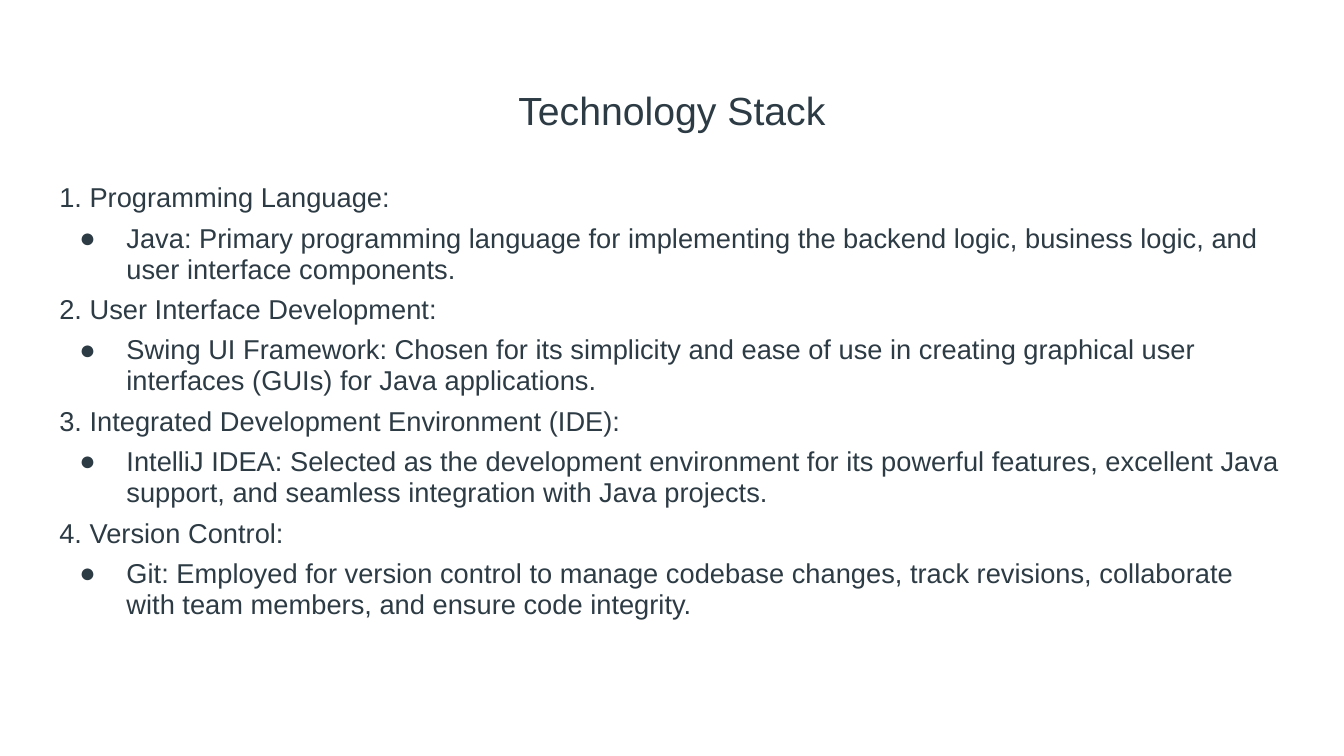
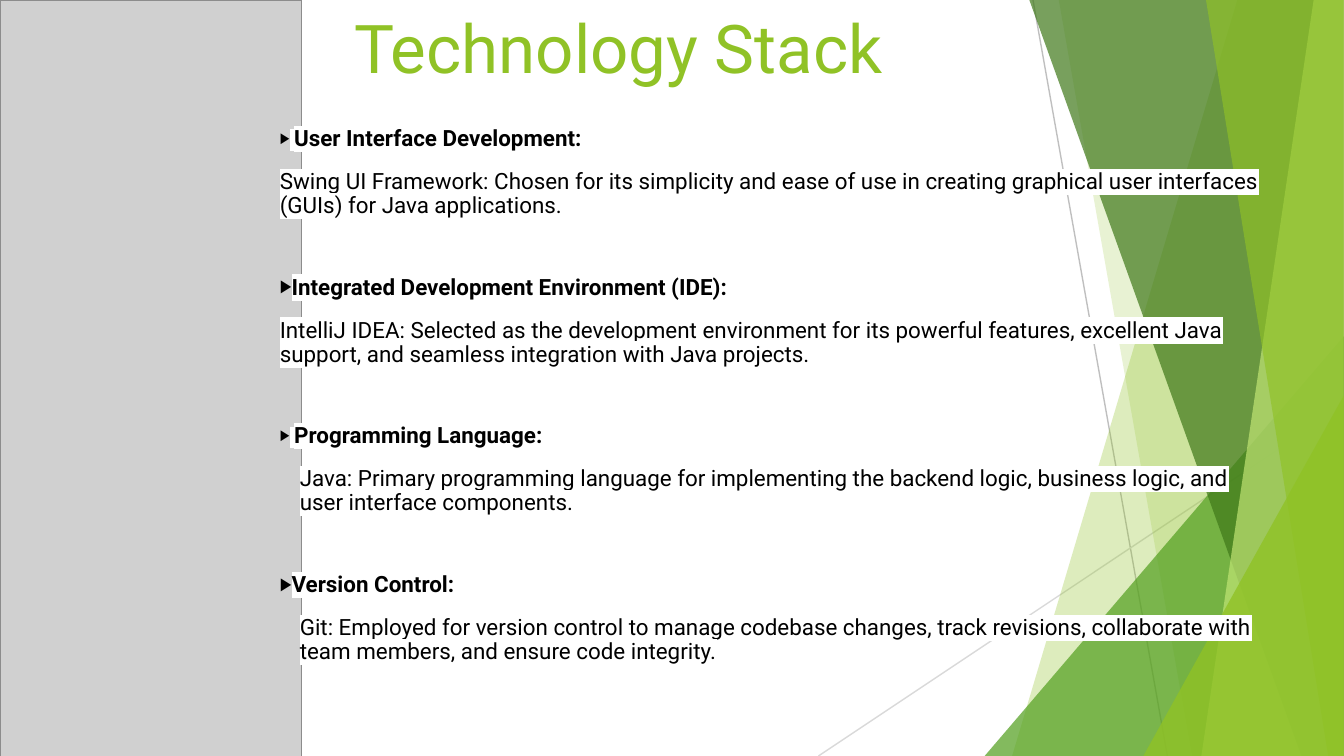
Before and after one commit to ZhengZhang-NU/CSYE6200-OOD-Final-Project, a slide deck: slide 3 of OODFinalProject04-V1.pptx. Drawn at 1344x756 pixels with LibreOffice and Linux fonts; fonts in the diff are those of the drawing; grey boxes stand for pictures. Boxes give left, top, right and bottom in pixels: in the first picture for what was removed or moved away, otherwise in the second. Text is boxed around its words. In the diff, an @@ line names an element or a change of style, - is before the commit and + after.

Commit message:
PowerPoint Upload

```diff
--- a/OODFinalProject04-V1.pptx
+++ b/OODFinalProject04-V1.pptx
@@ picture added at [0, 0, 301, 756] @@
@@ title "Technology Stack": place and size @@
-title "Technology Stack" at [518, 96, 825, 133]
+title "Technology Stack" at [354, 22, 882, 88]
@@ title "Technology Stack" at [354, 22, 882, 88]: size 21 to 36 pt, font Arial to Roboto, text colour #2D3B45 to #90C226; line spacing 1.15 to 1 @@
@@ text "User Interface Development:": place and size @@
-text "User Interface Development:" at [59, 187, 1279, 619]
+text "User Interface Development:" at [280, 125, 1258, 664]
@@ text at [280, 125, 1258, 448]: text changed; size 14.6 to 12 pt; font Arial to Roboto; text colour #2D3B45 to #000000 @@
-1. Programming Language:
+▶ User Interface Development:
+Swing UI Framework: Chosen for its simplicity and ease of use in creating graphical user interfaces (GUIs) for Java applications.
+▶ Integrated Development Environment (IDE):
+IntelliJ IDEA: Selected as the development environment for its powerful features, excellent Java support, and seamless integration with Java projects.
+▶ Programming Language:
@@ group added at [0, 0, 1344, 756]: 5 freeform shapes, 3 triangles, 2 lines @@
@@ text at [300, 465, 1250, 664]: size 14.6 to 12 pt, font Arial to Roboto, text colour #2D3B45 to #000000 in "Java: Primary programming language for implementing the ...", "Git: Employed for version control to manage ..."; bullet ● to none; line spacing 0.95 to 0.9; more space between paragraphs @@
@@ text at [292, 571, 454, 593]: text changed; size 14.6 to 12 pt; font Arial to Roboto; text colour #2D3B45 to #000000; bold on @@
-2. User Interface Development:
-● Swing UI Framework: Chosen for its simplicity and ease of use in creating graphical user interfaces (GUIs) for Java applications.
-3. Integrated Development Environment (IDE):
-● IntelliJ IDEA: Selected as the development environment for its powerful features, excellent Java support, and seamless integration with Java projects.
-4. Version Control:
+▶ Version Control:
```
Also in this commit, not shown: 5 other slides changed, 7 slides added, 15 slides removed.
